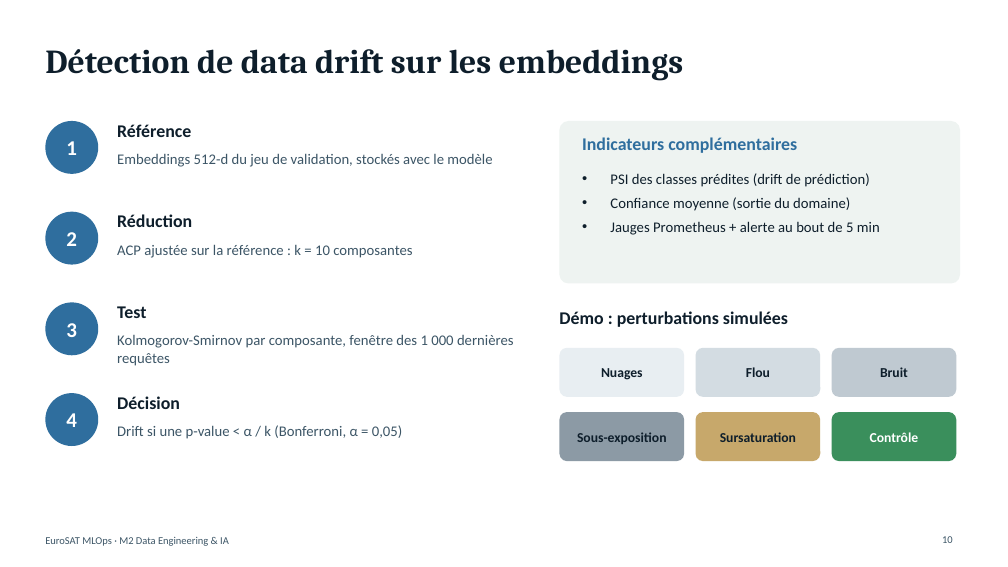
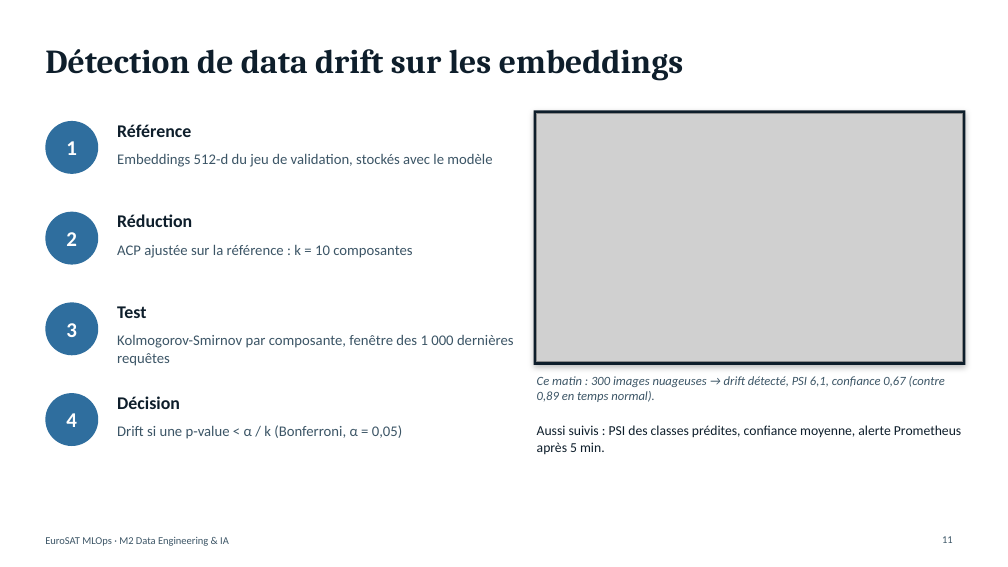
Before and after one commit to nplnguyen/eurosat-mlops, a slide deck: slide 11 of presentation/soutenance-mlops-eurosat.pptx (slide 10 before the commit). Drawn at 1008x567 pixels with LibreOffice and Linux fonts; fonts in the diff are those of the drawing; grey boxes stand for pictures. Boxes give left, top, right and bottom in pixels: in the first picture for what was removed or moved away, otherwise in the second. Text is boxed around its words. In the diff, an @@ line names an element or a change of style, - is before the commit and + after.

```diff
--- a/presentation/soutenance-mlops-eurosat.pptx
+++ b/presentation/soutenance-mlops-eurosat.pptx
@@ rectangle: place and size @@
-rectangle at (560, 121, 960, 284)
+rectangle at (534, 110, 966, 365)
@@ rectangle at (534, 110, 966, 365): rounded rectangle to rectangle; fill #EEF3F1 to #0E1E2B; shadow on @@
@@ picture added at (537, 113, 963, 362) @@
@@ text removed at (582, 137, 797, 153) @@
-Indicateurs complémentaires
@@ text removed at (559, 311, 788, 327) @@
-Démo : perturbations simulées
@@ rounded rectangle removed at (560, 348, 684, 397) @@
@@ rounded rectangle removed at (696, 348, 820, 397) @@
@@ rounded rectangle removed at (832, 348, 957, 397) @@
@@ text at (537, 376, 945, 402): text changed; size 14 to 12 pt; text colour #0E1E2B to #3C5566; italic on @@
-• PSI des classes prédites (drift de prédiction)
-• Confiance moyenne (sortie du domaine)
-• Jauges Prometheus + alerte au bout de 5 min
+Ce matin : 300 images nuageuses → drift détecté, PSI 6,1, confiance 0,67 (contre 0,89 en temps normal).
@@ text removed at (601, 368, 643, 380) @@
-Nuages
@@ text removed at (746, 367, 770, 377) @@
-Flou
@@ text removed at (880, 367, 908, 377) @@
-Bruit
@@ rounded rectangle removed at (560, 412, 684, 461) @@
@@ rounded rectangle removed at (696, 412, 820, 461) @@
@@ rounded rectangle removed at (832, 412, 957, 461) @@
@@ text added at (537, 425, 961, 454), 13 pt, text #0E1E2B @@
+Aussi suivis : PSI des classes prédites, confiance moyenne, alerte Prometheus après 5 min.
@@ text removed at (577, 432, 667, 444) @@
-Sous-exposition
@@ text removed at (720, 432, 796, 442) @@
-Sursaturation
@@ text removed at (870, 432, 919, 442) @@
-Contrôle
@@ page number at (942, 536, 953, 543): text changed @@
-10
+11
```
Also in this commit, not shown: 7 other slides changed, 2 slides added.
